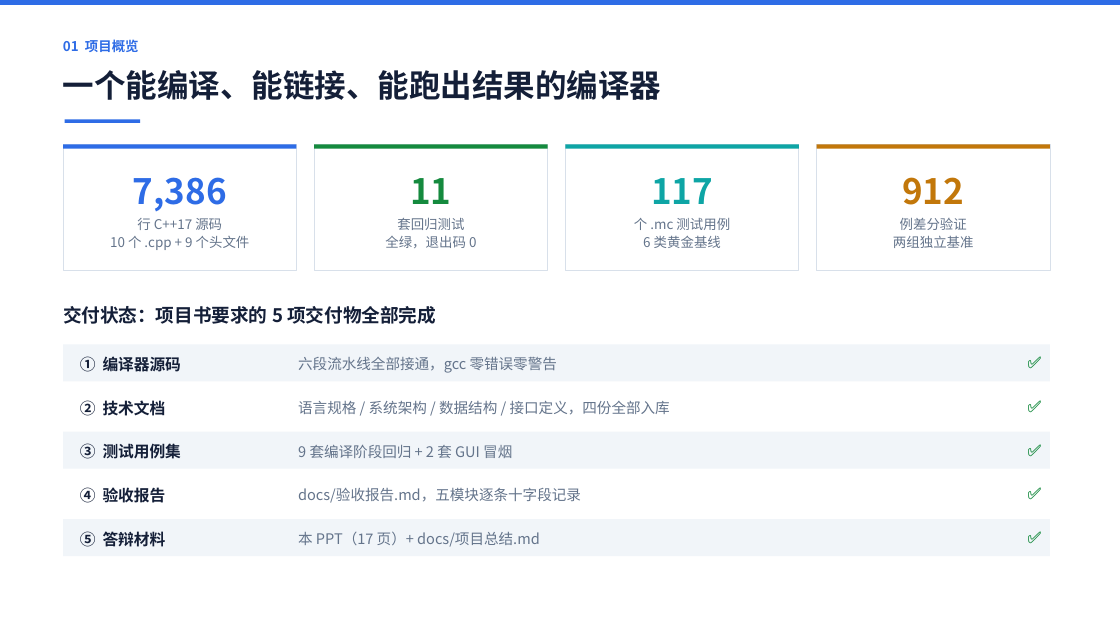
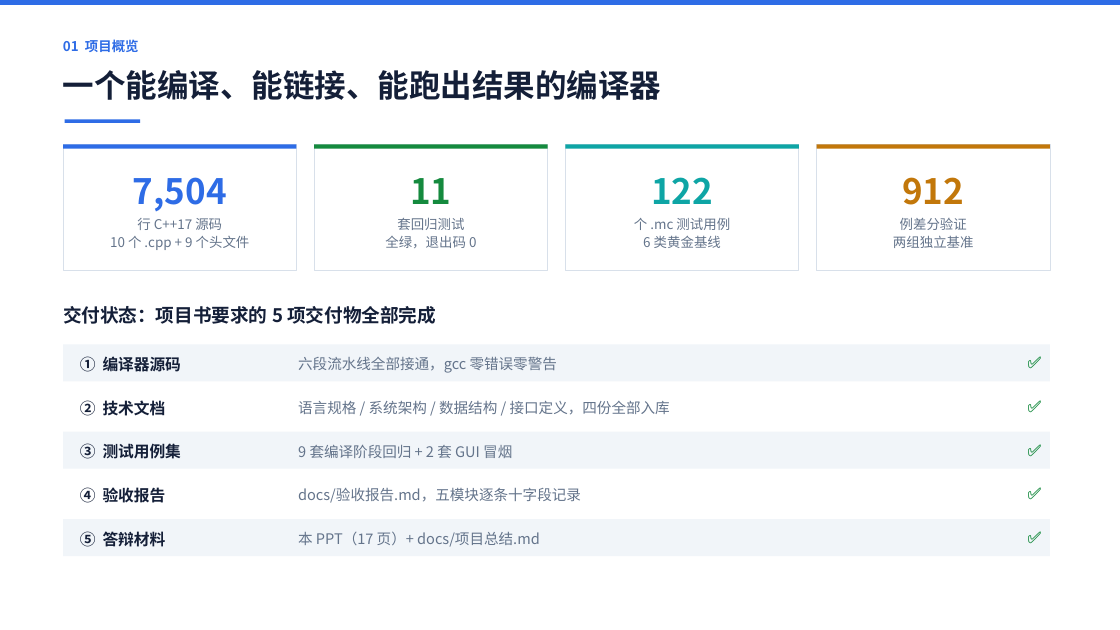
Before and after one commit to 9527-qincheng/MiniCCompiler, a slide deck: slide 2 of docs/MiniC编译器_答辩演示.pptx. Drawn at 1120x630 pixels with LibreOffice and Linux fonts; fonts in the diff are those of the drawing. Boxes give left, top, right and bottom in pixels: in the first picture for what was removed or moved away, otherwise in the second. Text is boxed around its words. In the diff, an @@ line names an element or a change of style, - is before the commit and + after.

```diff
--- a/docs/MiniC编译器_答辩演示.pptx
+++ b/docs/MiniC编译器_答辩演示.pptx
@@ text at (133, 177, 227, 212): text changed @@
-7,386
+7,504
@@ text at (651, 177, 713, 204): text changed @@
-117
+122
```
Also in this commit, not shown: 4 other slides changed, 51 other files.
